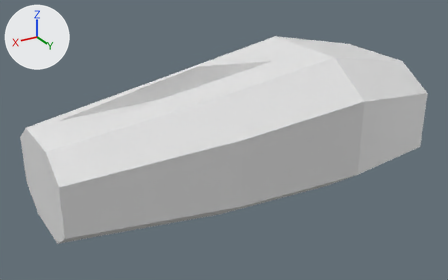
Renders of the OBJ model assets/Production/Custom/StageA/TC_HullMain.obj from each side of a commit.
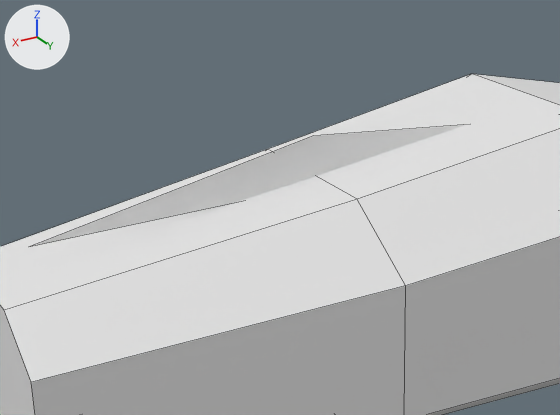
There are two pictures of each version: one whole from a 50 mm lens placed at (7.35, 12.2, 5.88), pointed at (0.04, 0.01, -0.22), one close up on the part from 10% to 71% of the width and 0% to 73% of the height. Every picture has the same lights, and +X, +Y and +Z are marked at upper left. The first two pictures are the older version. The close-ups show mesh edges as thin lines. Where no turn or scale is listed for an object, it has been applied to the vertices.

Before the edit, the objects in view are built like this:
```python
me_tc_hullmain = bpy.data.meshes.new('TC_HullMain')
me_tc_hullmain.from_pydata(...)  # 35 vertices, 27 faces; spans x -4.8..4.6, y -2.35..2.35, z -1.55..1.85
ob_tc_hullmain = bpy.data.objects.new('TC_HullMain', me_tc_hullmain)
ob_tc_hullmain.location = (0.0, 0.0, 0.0)
```
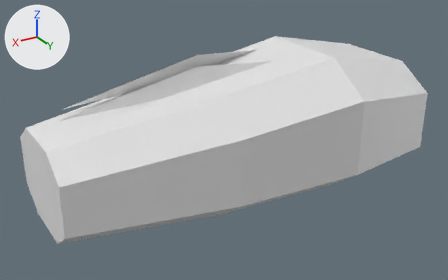
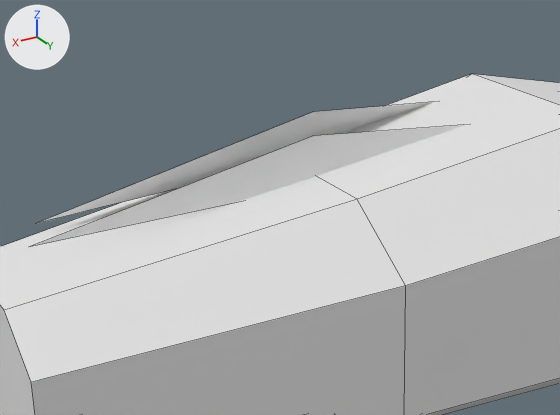
Boxes [x1, y1, x2, y2] around the edits, measured in the close-ups (560 x 415 px):
part 1 of me_tc_hullmain, added
    after: [38, 102, 432, 223]

Diff of the bpy script that builds the scene:
```diff
--- a/assets/Production/Custom/StageA/TC_HullMain.obj.py
+++ b/assets/Production/Custom/StageA/TC_HullMain.obj.py
@@ me_tc_hullmain @@
 # used by ob_tc_hullmain; location = (0.0, 0.0, 0.0)
 # verts and faces of me_tc_hullmain; kept vertices keep their numbers, new ones are numbered from 35
-me_tc_hullmain.from_pydata(...)  # 35 vertices, 27 faces; spans x -4.8..4.6, y -2.35..2.35, z -1.55..1.85
+me_tc_hullmain.from_pydata(...)  # 41 vertices, 29 faces; spans x -4.8..4.6, y -2.35..2.35, z -2.0..1.91
+# me_tc_hullmain part 1
+verts[35] = (-4.4, 1.1, -1.51)
+verts[36] = (0.8, 0.37, -2.0)
+verts[37] = (4.2, 0.65, -1.13)
+verts[38] = (-4.0, -1.16, 1.42)
+verts[39] = (0.5, -0.45, 1.91)  # pixel (313, 111)
+verts[40] = (3.8, -0.72, 1.07)
+faces += [(35, 36, 37), (38, 40, 39)]
```
